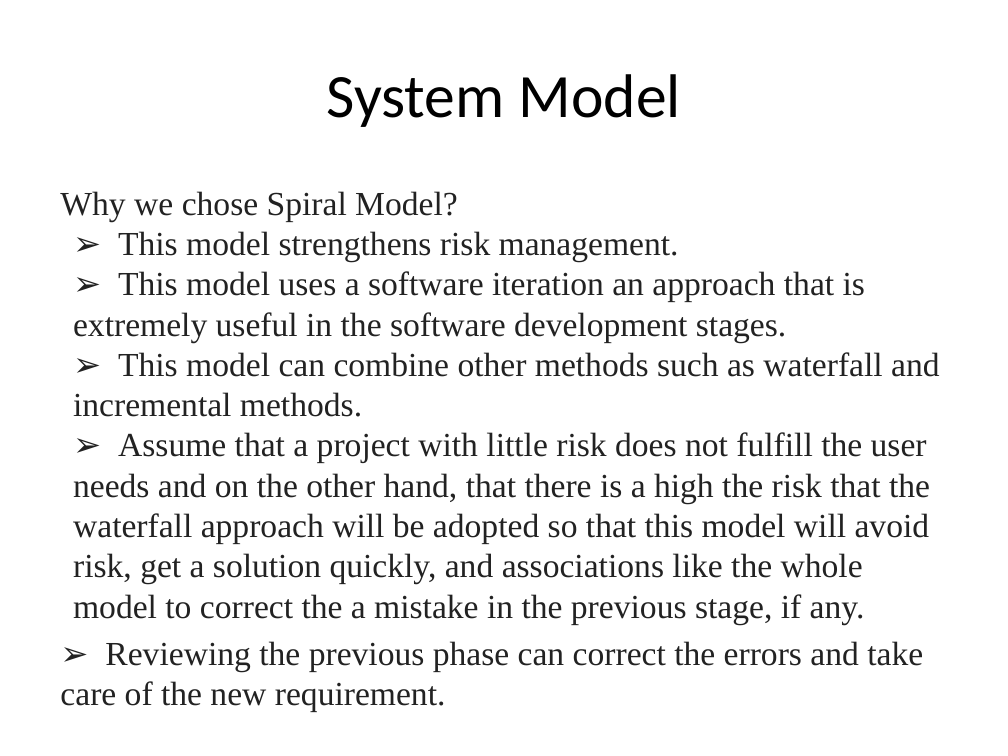
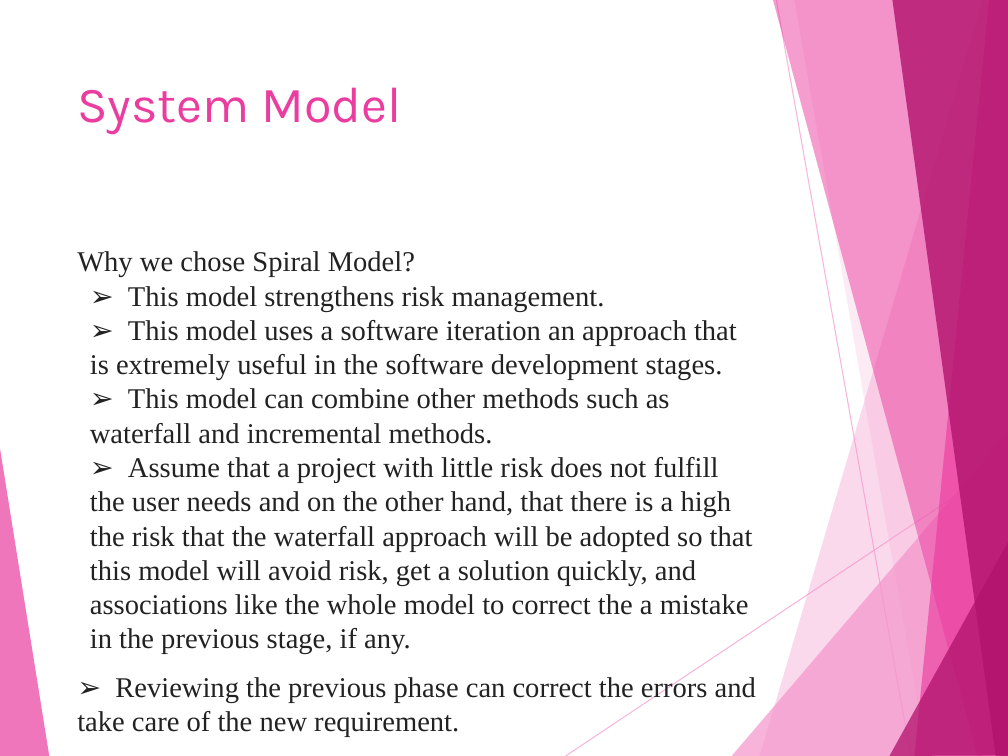
Before and after one commit to saaarvesh/FINALYEAR_PROJECT, a slide deck: slide 19 of Presentation/Project_Presentation.pptx (slide 18 before the commit). Drawn at 1008x756 pixels with LibreOffice and Linux fonts; fonts in the diff are those of the drawing. Boxes give left, top, right and bottom in pixels: in the first picture for what was removed or moved away, otherwise in the second. Text is boxed around its words. In the diff, an @@ line names an element or a change of style, - is before the commit and + after.

```diff
--- a/Presentation/Project_Presentation.pptx
+++ b/Presentation/Project_Presentation.pptx
@@ title "System Model": place and size @@
-title "System Model" at bbox=[327, 74, 681, 127]
+title "System Model" at bbox=[77, 87, 401, 135]
@@ title "System Model" at bbox=[77, 87, 401, 135]: size 44 to 36 pt, font Calibri to Karla, text colour #000000 to #EB3D9F; alignment centre to left; vertical alignment middle to top @@
@@ text "Why we chose Spiral Model?": place and size @@
-text "Why we chose Spiral Model?" at bbox=[60, 191, 940, 671]
+text "Why we chose Spiral Model?" at bbox=[77, 251, 756, 737]
@@ text "Why we chose Spiral Model?" at bbox=[77, 251, 756, 737]: size 24 to 20.4 pt; more space between paragraphs @@
@@ group added at bbox=[0, 0, 1008, 756]: 8 freeform shapes, 2 lines @@
```
Also in this commit, not shown: 31 other slides changed, 11 slides added, 8 slides removed, 8 other files.
